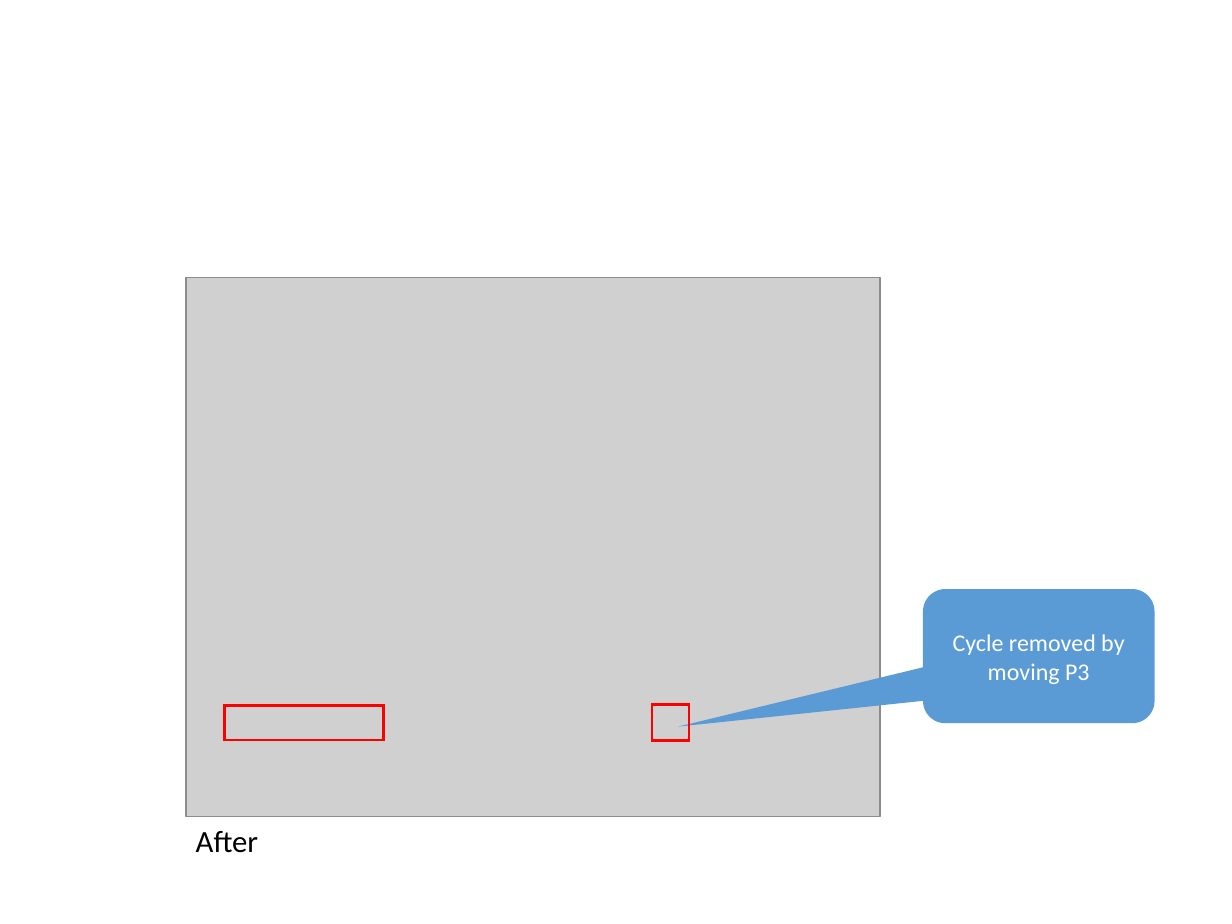
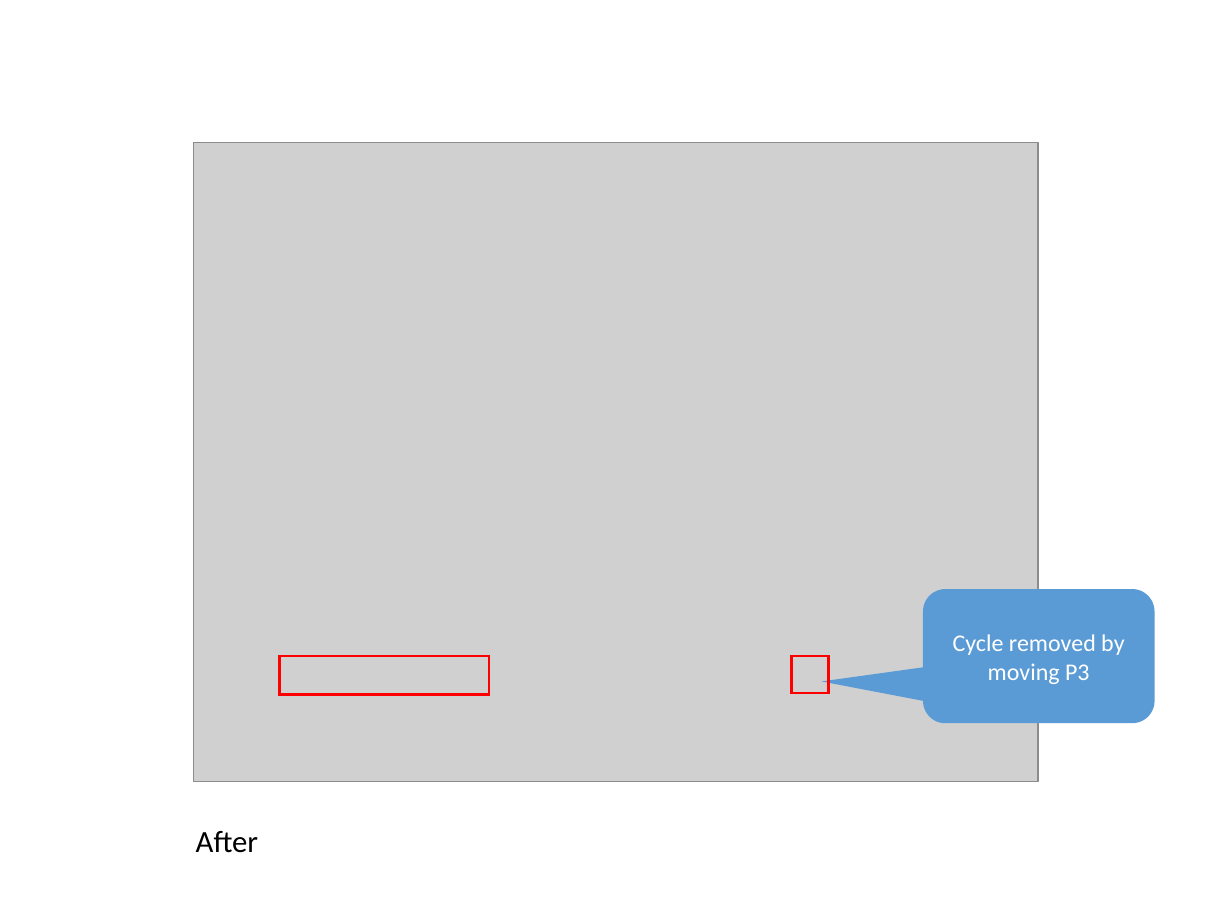
Before and after one commit to dsmsuite/dsmsuite.github.io, a slide deck: slide 14 of assets/img/Images.pptx (slide 18 before the commit). Drawn at 1232x924 pixels with LibreOffice and Linux fonts; fonts in the diff are those of the drawing; grey boxes stand for pictures. Boxes give left, top, right and bottom in pixels: in the first picture for what was removed or moved away, otherwise in the second. Text is boxed around its words. In the diff, an @@ line names an element or a change of style, - is before the commit and + after.

```diff
--- a/assets/img/Images.pptx
+++ b/assets/img/Images.pptx
@@ picture: place and size @@
-picture at bbox=[186, 277, 880, 817]
+picture at bbox=[193, 143, 1037, 782]
@@ rounded speech box "Cycle removed by moving P3" at bbox=[923, 589, 1154, 723]: proportions changed @@
@@ rectangle: place and size @@
-rectangle at bbox=[224, 705, 383, 739]
+rectangle at bbox=[280, 657, 489, 695]
@@ rectangle: place and size @@
-rectangle at bbox=[652, 705, 689, 740]
+rectangle at bbox=[791, 657, 828, 694]
```
Also in this commit, not shown: 11 other slides changed, 1 slide added, 5 slides removed, 5 other files.
